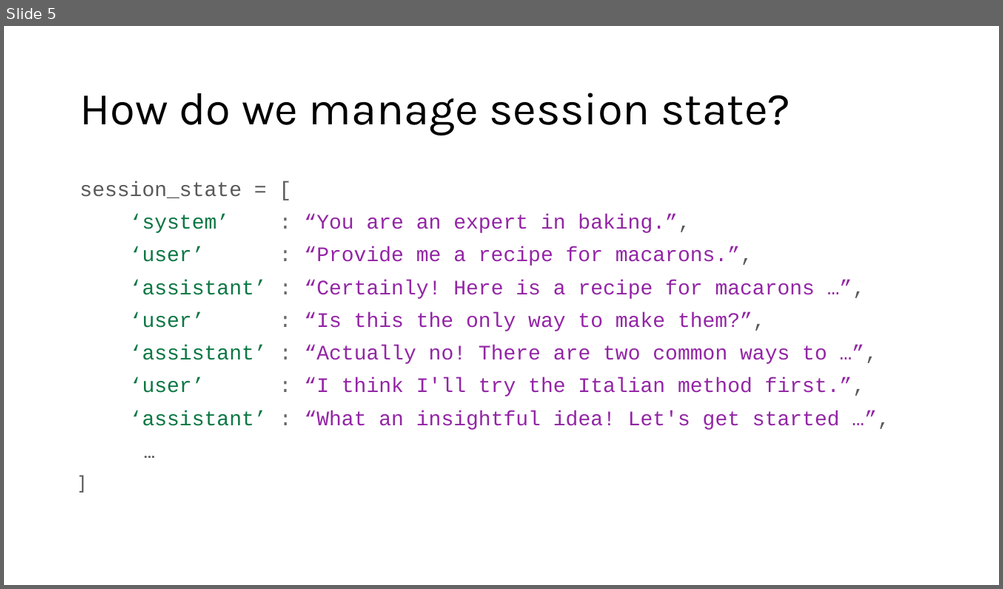
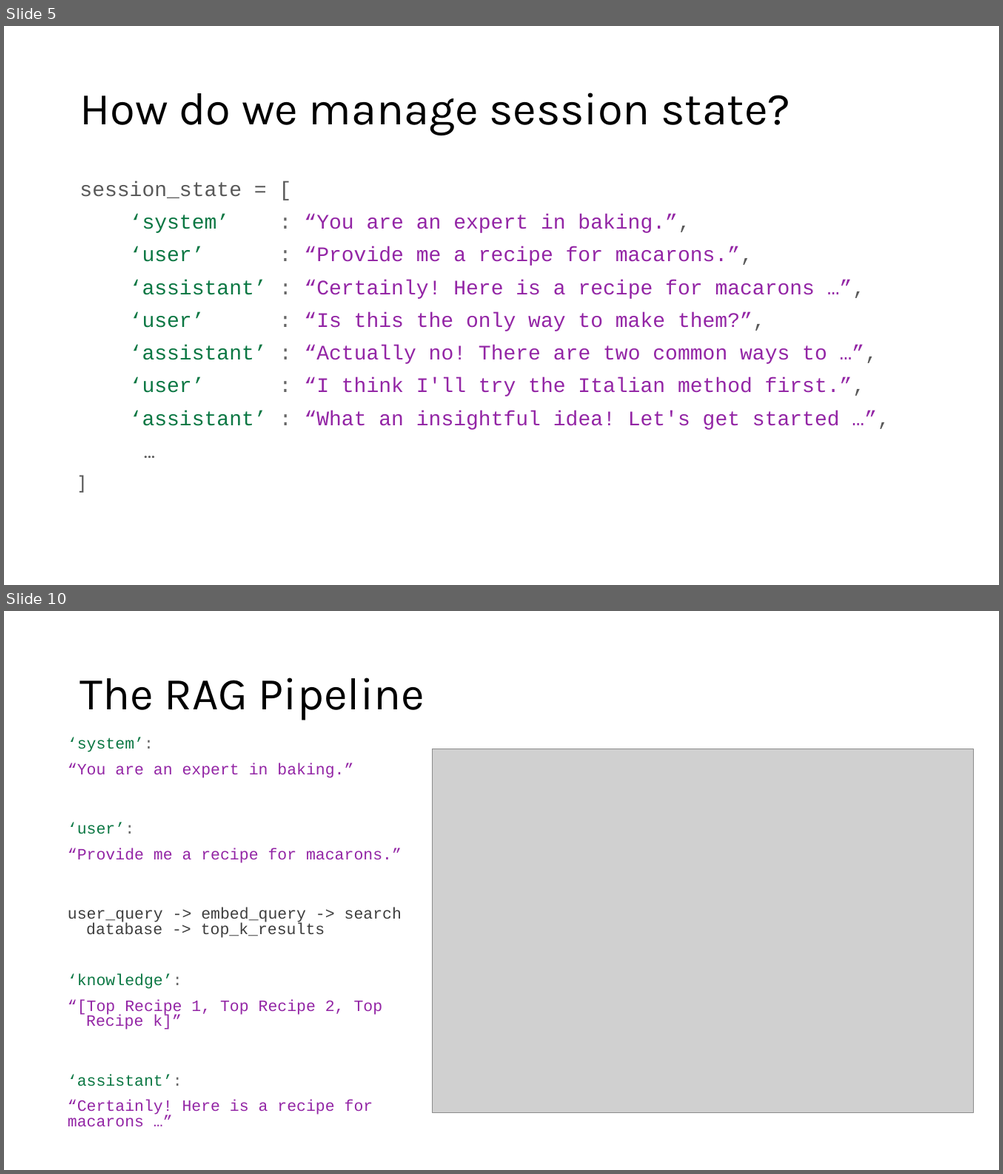
Before and after one commit to acceleratescience/large-language-models, a slide deck: slides/flsg/8-orchestration-flsg.pptx. Shown one above the other, each under a label of ours: slide 5 before the commit, slides 5 and 10 after it; the slides between them are not shown. The pictures are 1003x589 and 1003x1174 pixels, drawn with LibreOffice and Linux fonts; fonts in the diff are those of the drawing; grey boxes stand for pictures. Boxes give left, top, right and bottom in pixels: in the first picture for what was removed or moved away, otherwise in the second. Text is boxed around its words. In the diff, an @@ line names an element or a change of style, - is before the commit and + after.

```diff
--- a/slides/flsg/8-orchestration-flsg.pptx
+++ b/slides/flsg/8-orchestration-flsg.pptx
@@ slide 10 added at box(4, 611, 999, 1170), background #FFFFFF @@
@@ title added at box(79, 678, 424, 721), 44 pt, text #000000 @@
+The RAG Pipeline
@@ text added at box(68, 738, 401, 1128), 15.3 pt, text #9325A5 @@
+‘system’:
+“You are an expert in baking.”
+‘user’:
+“Provide me a recipe for macarons.”
+user_query -> embed_query -> search database -> top_k_results
+‘knowledge’:
+“[Top Recipe 1, Top Recipe 2, Top Recipe k]”
+‘assistant’:
+“Certainly! Here is a recipe for macarons …”
@@ picture added at box(432, 749, 973, 1114) @@
```
Also in this commit, not shown: 8 other slides added, 1 other file.
